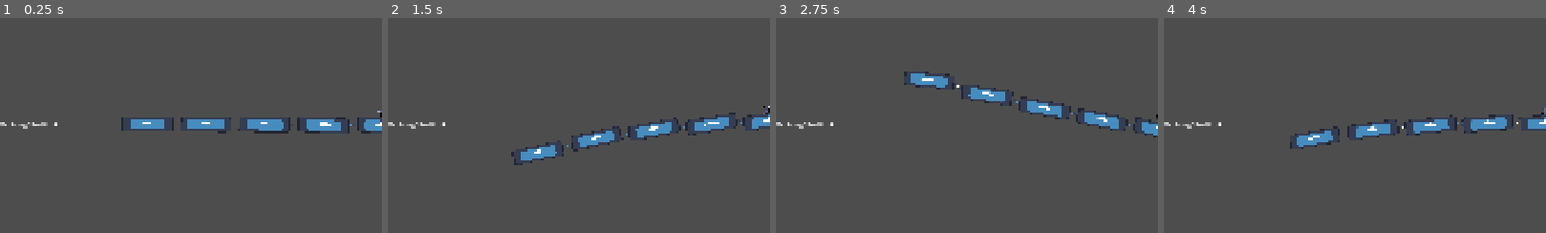
Above: before the commit, frames 1-4 (left to right).
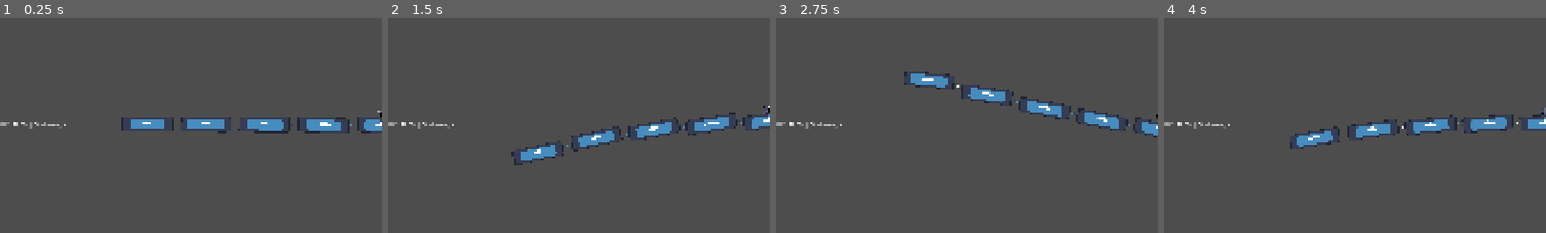
Above: after the commit, the same moments.

Repository: g3evorz/Gameseed-2026
Game: Godot game, scene res://Scenes/main.tscn
Same seed, same stepped clock (60 frames per second), same inputs: the game is played once before the commit and once after it. The engine's default icon, where the game draws it, is replaced by a stand-in: a white triangle on a blue panel in a dark square.
Inputs:
- Up to frame 1 (0.25 s): no input
- Up to frame 2 (1.5 s): tap Enter (ui_accept) at 0.5, 0.77 s; hold E (shoot) 0.53-1.28 s; tap E (shoot) at 1.35 s
- Up to frame 3 (2.75 s): tap Enter (ui_accept) at 1.52 s; hold E (shoot) from 2.03 s (still down)
- Up to frame 4 (4 s): release E (shoot) at 2.78 s; tap E (shoot) at 2.85 s; tap Enter (ui_accept) at 3.02, 3.77 s; hold E (shoot) from 3.53 s (still down)
The pictures show only the part of the screen within x 0-50%, y 25-75%; the shares and areas given below are measured in that part.

The runs differ from the first frame. In frame 1, 0.2% of the frame differs, in the area x 0-18%, y 48-52%; in frame 2, 0.2%; in frame 3, 0.2%; in frame 4, 0.2%.

Commit message:
Add HP system and damage on wagons lost
Introduce a flexible health/damage system: add exported DAMAGE_GERBONG_PUTUS for inspector tuning, new current_health/max_health and jumlah_gerbong_sebelumnya tracking. Replace the previous simplistic health-per-wagon logic with per-frame detection of lost wagons, calculating total damage = lost_wagons * DAMAGE_GERBONG_PUTUS and applying it via a new terima_damage(jumlah_damage) function. Update HUD text to show HP and wagon count, prevent negative HP, and keep existing game-over signal/handling.

Diff:
--- a/Script/Kereta/kereta.gd
+++ b/Script/Kereta/kereta.gd
@@ -12,13 +12,19 @@
 @export var FAKTOR_AWAL = 0.95
 @export var FAKTOR_PELURUHAN = 0.8
 
+# --- TAMBAHAN: Export Damage agar mudah diubah di Inspector ---
+@export var DAMAGE_GERBONG_PUTUS: int = 200
+
 var rantai_permanen = []
 
-# --- Variabel Tambahan untuk Sistem Health & Lose State ---
-var max_health: int = 0
+# --- Variabel Sistem Health & Lose State ---
+var max_health: int = 1000
 var current_health: int = 0
 var is_game_over: bool = false
 var posisi_x_terakhir: float = 0.0
+
+# Variabel baru untuk melacak jumlah gerbong frame lalu
+var jumlah_gerbong_sebelumnya: int = 0
 
 func _ready():
 	ScoreManager.reset_current_run()
@@ -32,12 +38,12 @@
 			gerbong.global_position.x = kepala_kereta.global_position.x - ((i + 1) * JARAK_PIKSEL_ANTAR_GERBONG)
 			gerbong.global_position.y = kepala_kereta.global_position.y
 
-	# Inisialisasi Health berdasarkan jumlah gerbong awal
-	max_health = rantai_permanen.size()
+	# Inisialisasi Health Point
 	current_health = max_health
+	# Catat jumlah awal gerbong saat mulai
+	jumlah_gerbong_sebelumnya = rantai_permanen.size()
 
 func _physics_process(delta):
-	# Jika game over, hentikan seluruh proses kalkulasi rantai
 	if is_game_over:
 		return
 
@@ -87,35 +93,42 @@
 		var kalkulasi_kekakuan = KEKAKUAN_DASAR * FAKTOR_AWAL * pow(FAKTOR_PELURUHAN, i)
 		gerbong.kekakuan_rantai = max(kalkulasi_kekakuan, 5.0)
 
-	# --- LOGIKA HEALTH & LOSE STATE ---
-	# Jika jumlah aktif kurang dari health saat ini, berarti ada gerbong yang putus di frame ini
-	if current_health > jumlah_aktif:
-		var gerbong_hilang = current_health - jumlah_aktif
-		terima_damage(gerbong_hilang)
+	# --- LOGIKA HEALTH ---
+	# Cek jika jumlah gerbong aktif sekarang LEBIH SEDIKIT dari frame sebelumnya
+	if jumlah_gerbong_sebelumnya > jumlah_aktif:
+		var gerbong_hilang = jumlah_gerbong_sebelumnya - jumlah_aktif
+		var total_damage = gerbong_hilang * DAMAGE_GERBONG_PUTUS
 
-	# Perbarui status health ke jumlah gerbong aktif saat ini
-	current_health = jumlah_aktif
+		print("Gerbong putus! Jumlah: ", gerbong_hilang)
+		terima_damage(total_damage)
+
+	# Update variabel referensi untuk dicek di frame berikutnya
+	jumlah_gerbong_sebelumnya = jumlah_aktif
 
 	if label_jumlah_gerbong:
-		label_jumlah_gerbong.text = "Gerbong/Health: " + str(current_health)
+		label_jumlah_gerbong.text = "HP: " + str(current_health) + " | Gerbong: " + str(jumlah_aktif)
 
-	# Jika tidak ada gerbong tersisa, picu Game Over
+
+# --- FUNGSI DAMAGE UMUM ---
+# Fungsi ini dibuat fleksibel sehingga bisa dipanggil dari objek apa saja
+func terima_damage(jumlah_damage: int):
+	if is_game_over:
+		return
+
+	current_health -= jumlah_damage
+	print("Terkena Damage: ", jumlah_damage, " | Sisa HP: ", current_health)
+
+	# Opsional: Tambahkan efek visual berkedip merah atau screen shake di sini
+
 	if current_health <= 0:
+		current_health = 0 # Cegah HP menjadi minus
 		trigger_game_over()
 
 
-# Fungsi saat gerbong putus (Bisa untuk menambah efek visual)
-func terima_damage(jumlah_hilang: int):
-	print("Damage diterima! Kehilangan ", jumlah_hilang, " gerbong.")
-	# Anda bisa memanggil efek Camera Shake atau merubah warna sprite kereta menjadi merah sesaat di sini
-
-
-# Fungsi eksekusi kekalahan
 func trigger_game_over():
 	is_game_over = true
 
 	if is_instance_valid(kepala_kereta) and kepala_kereta.has_method("mati"):
 		kepala_kereta.mati()
 
-	# Pancarkan sinyal agar Game Manager yang mengurus sisa pekerjaannya (UI & Save)
 	emit_signal("kereta_hancur")
